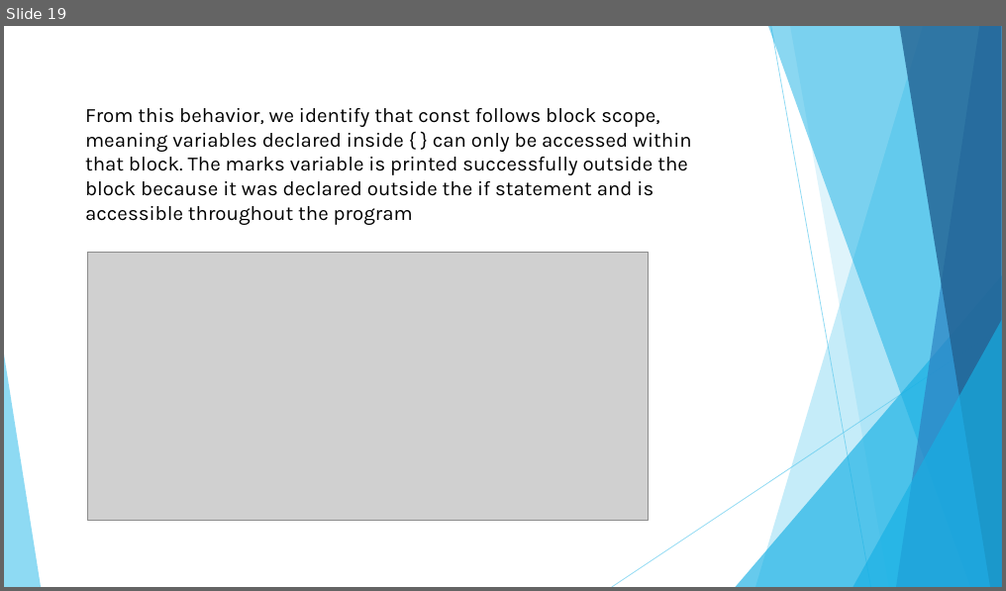
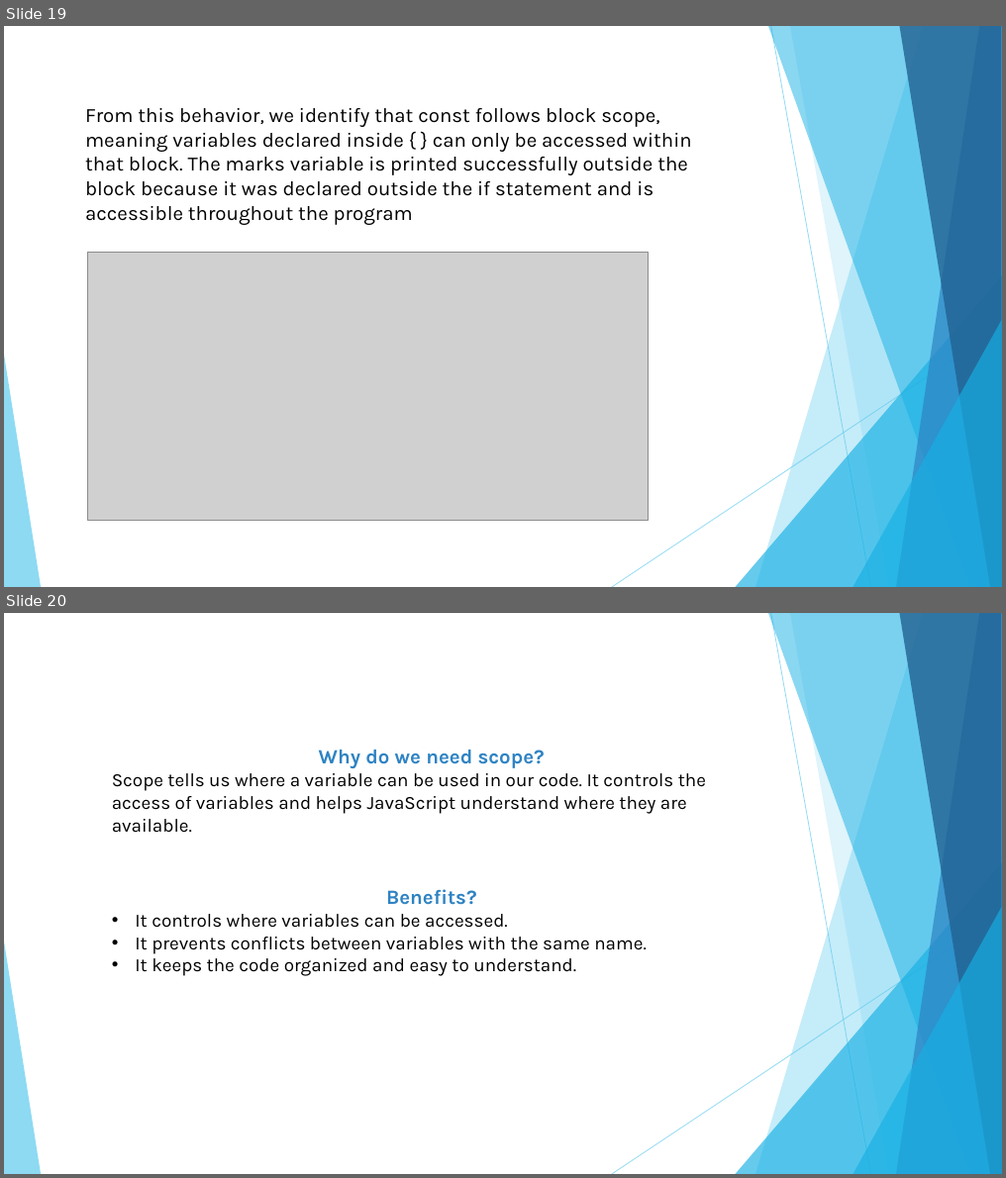
Before and after one commit to romaisa-99/Internship, a slide deck: Day 7/Scope and Its types.pptx. Shown one above the other, each under a label of ours: slide 19 before the commit, slides 19 and 20 after it. The pictures are 1006x591 and 1006x1178 pixels, drawn with LibreOffice and Linux fonts; fonts in the diff are those of the drawing; grey boxes stand for pictures. Boxes give left, top, right and bottom in pixels: in the first picture for what was removed or moved away, otherwise in the second. Text is boxed around its words. In the diff, an @@ line names an element or a change of style, - is before the commit and + after.

```diff
--- a/Day 7/Scope and Its types.pptx
+++ b/Day 7/Scope and Its types.pptx
@@ slide 20 added at box(4, 613, 1002, 1174), background #FFFFFF; not listed: 10 template elements that a slide beside it also shows @@
@@ text added at box(112, 750, 706, 976), 18 pt, text #000000 @@
+Why do we need scope?
+Scope tells us where a variable can be used in our code. It controls the access of variables and helps JavaScript understand where they are available.
+Benefits?
+• It controls where variables can be accessed.
+• It prevents conflicts between variables with the same name.
+• It keeps the code organized and easy to understand.
```
Also in this commit, not shown: 6 slides changed, 6 other files.
